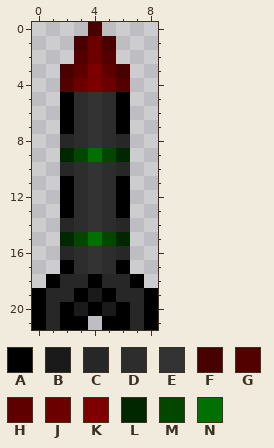
Pixel-art file -- units/Dominion/Air/harpy/medium_rocket.ase. The picture above was drawn from the file before the commit.
9x22 pixels, 1 frame. Colours within 5 levels of each other are drawn and written as one.
Palette (. is transparent): A #000000  B #1a1a1a  C #272727  D #2d2d2d  E #333333  F #480000  G #520000  H #5e0000  J #6c0000  K #7c0000  L #012700  M #024600  N #027000
Once edited:
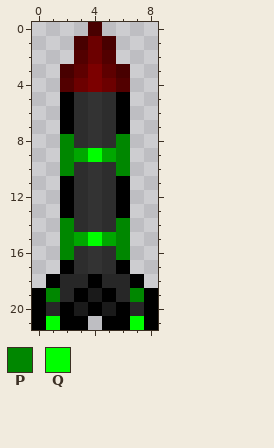
Colours new in this view: P #008700  Q #00ff00
Difference:
@@ palette @@
-M #024600
+M #00a700
@@ x 0..8 @@
  7 ..ADEDA..
- 8 ..CDEDC..
- 9 ..LMNML..
-10 ..CDEDC..
+ 8 ..PDEDP..
+ 9 ..PMQMP..
+10 ..PDEDP..
 11 ..ADEDA..
@@ x 0..8 @@
 13 ..ADEDA..
-14 ..CDEDC..
-15 ..LMNML..
-16 ..CDEDC..
+14 ..PDEDP..
+15 ..PMQMP..
+16 ..PDEDP..
 17 ..ADEDA..
 18 .ACCACCA.
-19 ACCABACCA
+19 APCABACPA
 20 ACABABACA
-21 ACAA.AACA
+21 AQAA.AAQA
Where, in picture pixels (left, top, right, bottom), the same in both pictures:
changed: (46, 134, 144, 330)
